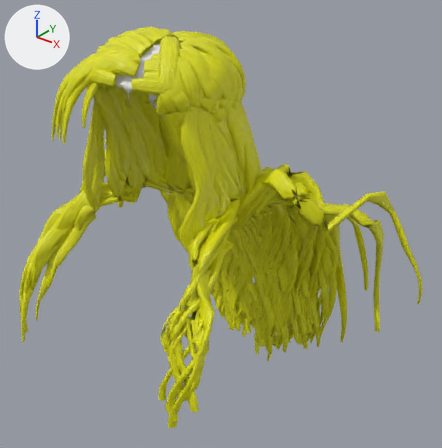
The glTF model public/avatar/items/hair_wavy_long.glb, before and after one commit.
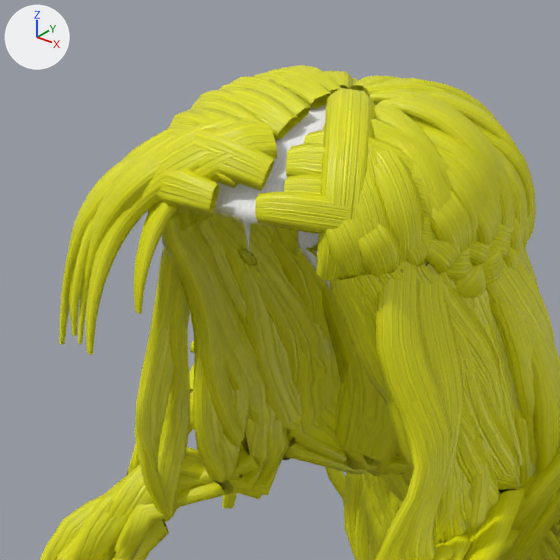
Old and new are each drawn whole from a camera (50 mm lens) standing at (0.605, -0.611, 1.258) and looking at (0.032, 0.106, 0.814) and again close up on the part from 6% to 58% of the width and 0% to 51% of the height. Lighting does not change. The marker at upper left points along +X, +Y and +Z. The first two pictures are the older version. Vertices at exactly the same position are counted once.

Objects in the first close-up: 'hair_wavy_long_cap', 'hair_wavy_long_front', 'hair_wavy_long_scalp', 'hair_wavy_long_waves'.
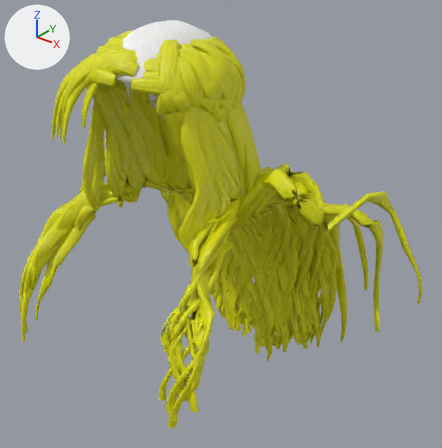
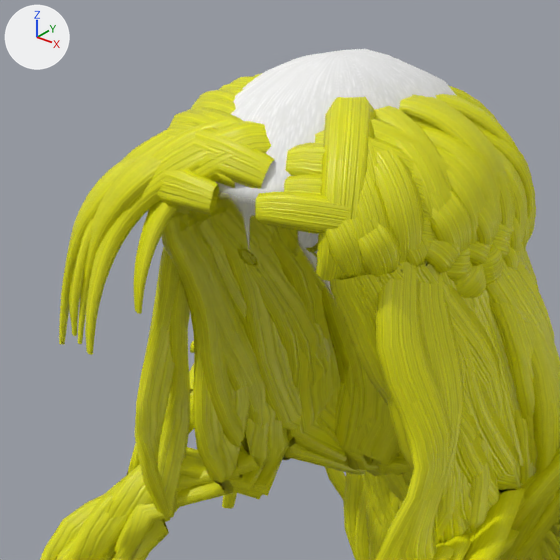
The newer file adds a shape key; the second version is drawn at full value of the shape key 'face_long' of 'hair_wavy_long_scalp', and the change is written as the vertex moves it makes.

Edits to the scene script, one JSON object a line:
```json
{"block": "me_hair_wavy_long_scalp", "where": "# used by ob_hair_wavy_long_scalp; location = (0.0, 0.0, 0.0)"}
{"op": "remove", "block": "me_hair_wavy_long_scalp", "code": "me_hair_wavy_long_scalp.from_pydata(...)  # 370 vertices, 644 faces; spans x -0.076..0.067, y -0.072..0.129, z 0.909..1.116"}
{"op": "add", "block": "me_hair_wavy_long_scalp", "code": "me_hair_wavy_long_scalp.from_pydata(...)  # 370 vertices, 644 faces; spans x -0.076..0.067, y -0.072..0.129, z 0.904..1.141"}
{"block": "me_hair_wavy_long_scalp", "change": "me_hair_wavy_long_scalp part 1: 360 of 370 vertices moved; they spanned x -0.076..0.067, y -0.072..0.129, z 0.909..1.116 and now span x -0.076..0.067, y -0.072..0.129, z 0.904..1.141; mean shift (0.0, 0.0, 0.006); largest move (-0.004, 0.015, 1.116) -> (-0.004, 0.015, 1.141)"}
```

Where the change shows, as pixel boxes [x1, y1, x2, y2] in the close-ups (560 x 560 px):
```json
{"object": "hair_wavy_long_scalp", "change": "reshaped", "before": [215, 105, 330, 286], "after": [216, 49, 457, 288]}
```
